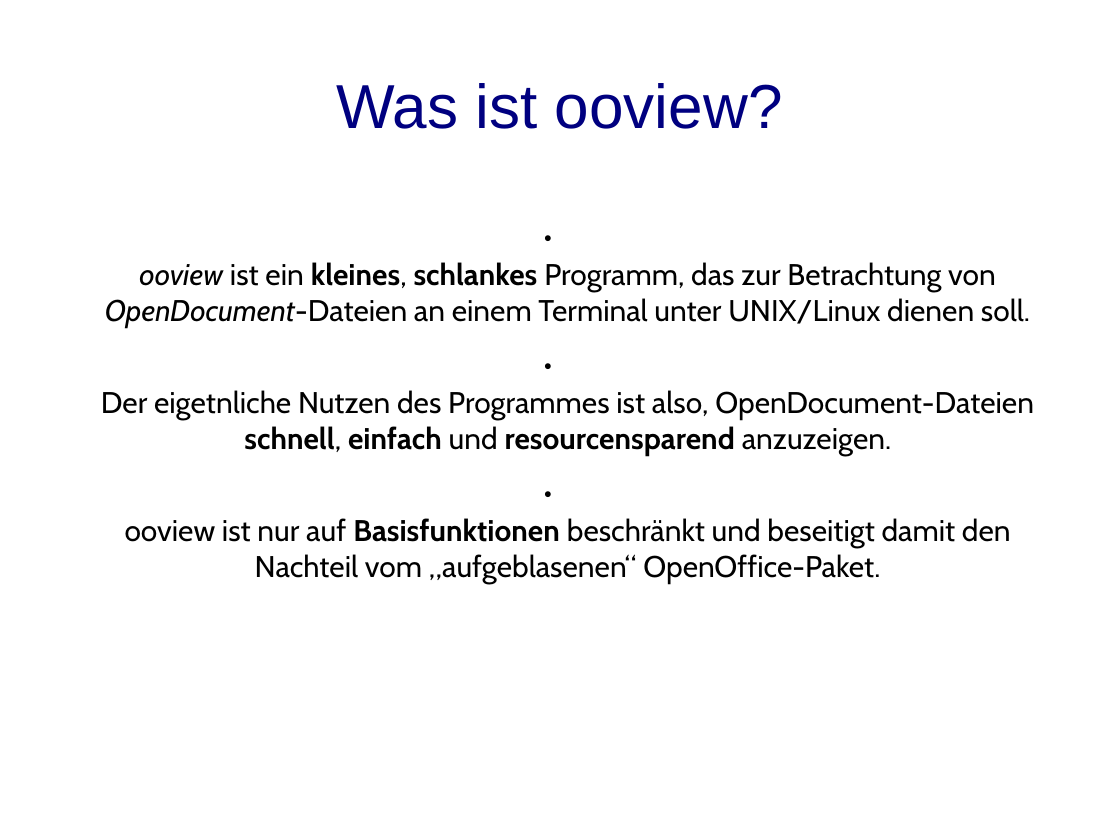
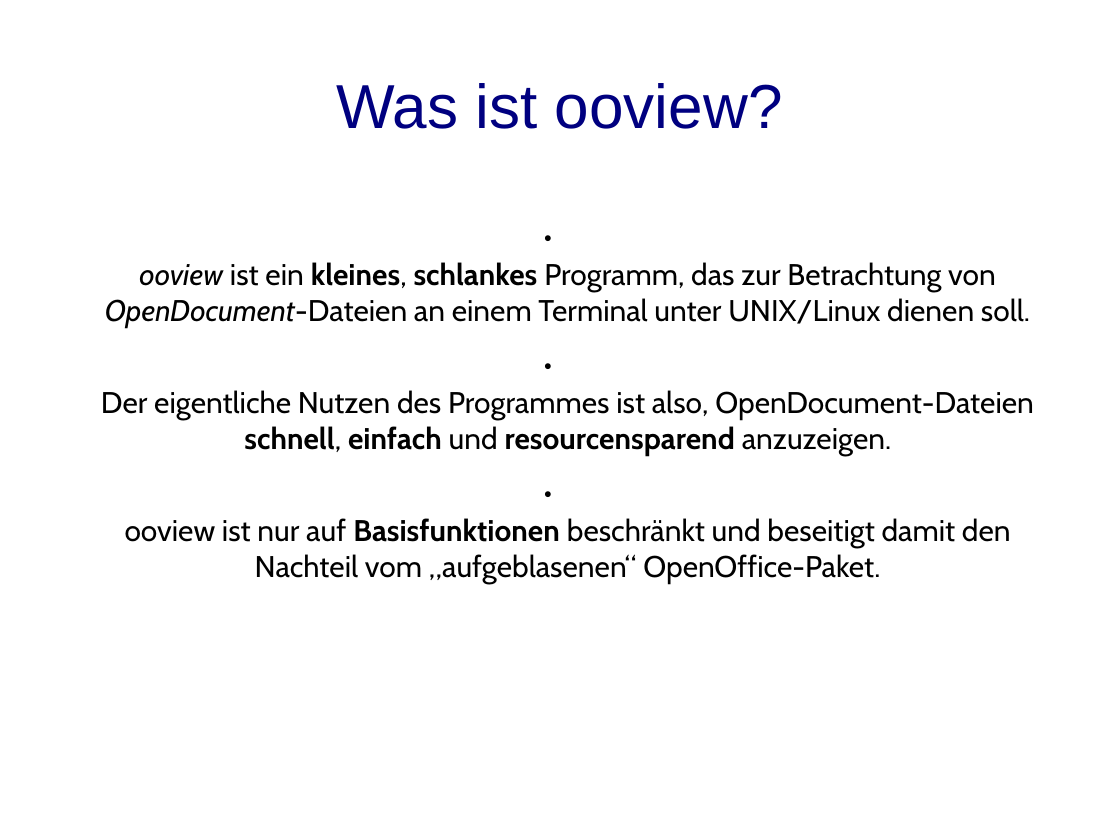
Before and after one commit to BackupTheBerlios/ooview-svn, a slide deck: slide 2 of trunk/docs/presentation.odp. Drawn at 1120x840 pixels with LibreOffice and Linux fonts; fonts in the diff are those of the drawing. Boxes give left, top, right and bottom in pixels: in the first picture for what was removed or moved away, otherwise in the second. Text is boxed around its words. In the diff, an @@ line names an element or a change of style, - is before the commit and + after.

```diff
--- a/trunk/docs/presentation.odp
+++ b/trunk/docs/presentation.odp
@@ text at (x1=101, y1=390, x2=1034, y2=456): text changed @@
-● Der eigetnliche Nutzen des Programmes ist also, OpenDocument-Dateien schnell, einfach und resourcensparend anzuzeigen.
+● Der eigentliche Nutzen des Programmes ist also, OpenDocument-Dateien schnell, einfach und resourcensparend anzuzeigen.
```
Also in this commit, not shown: 1 other slide changed, 1 other file.
